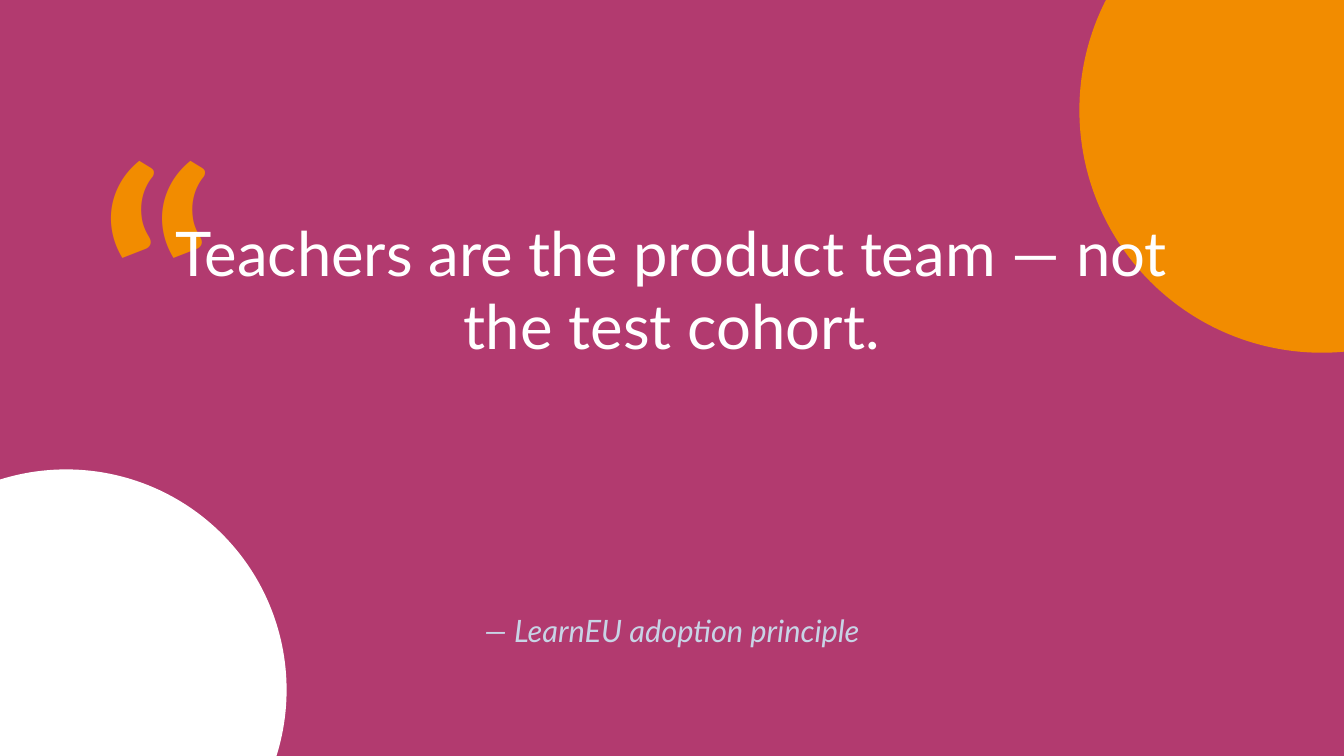
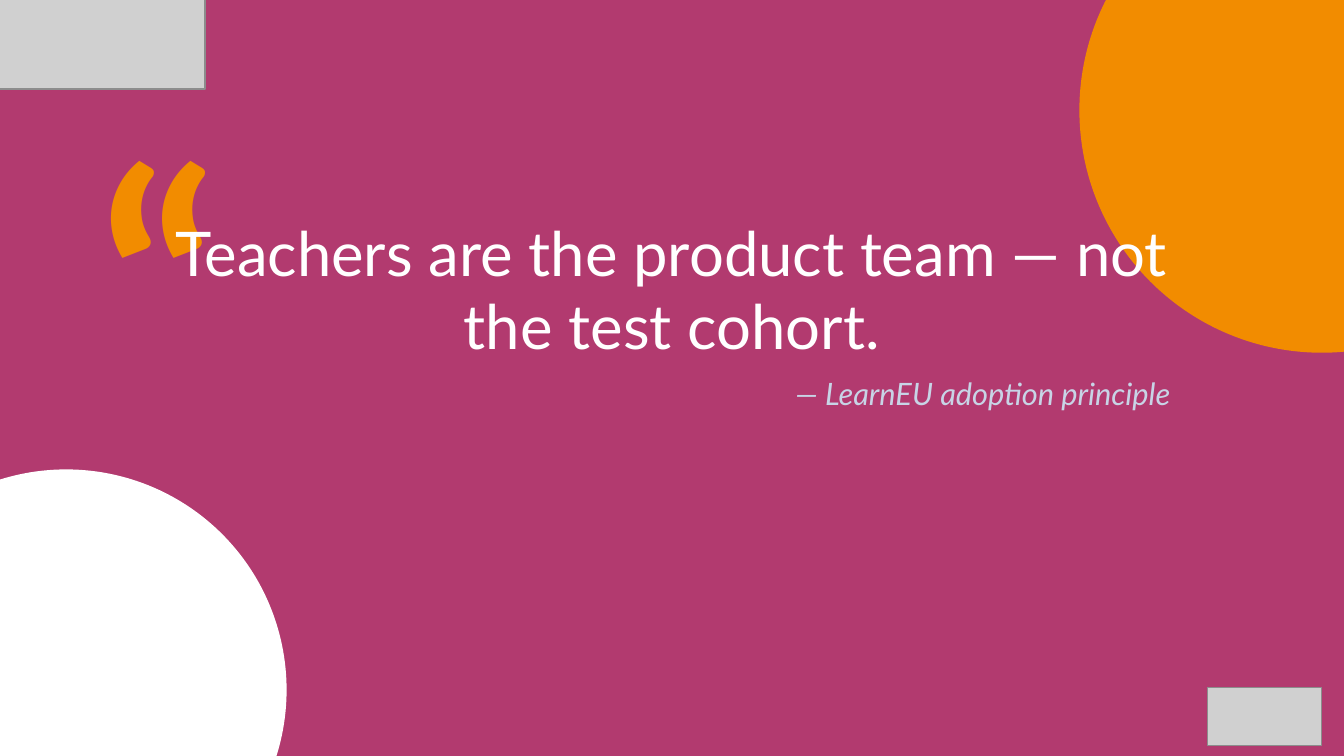
Before and after one commit to EtienneSIG/AMA_Project, a slide deck: slide 14 of Restitution01/build/LearnEU-CXO-Restitution.pptx (slide 13 before the commit). Drawn at 1344x756 pixels with LibreOffice and Linux fonts; fonts in the diff are those of the drawing; grey boxes stand for pictures; background and template pictures are left out. Boxes give left, top, right and bottom in pixels: in the first picture for what was removed or moved away, otherwise in the second. Text is boxed around its words. In the diff, an @@ line names an element or a change of style, - is before the commit and + after.

```diff
--- a/Restitution01/build/LearnEU-CXO-Restitution.pptx
+++ b/Restitution01/build/LearnEU-CXO-Restitution.pptx
@@ picture added at (0,0,206,90) @@
@@ text "— LearnEU adoption principle": place and size @@
-text "— LearnEU adoption principle" at (514,619,859,648)
+text "— LearnEU adoption principle" at (825,382,1170,411)
@@ picture added at (1208,689,1322,746) @@
```
Also in this commit, not shown: 21 other slides changed, 3 slides added, 46 other files.
